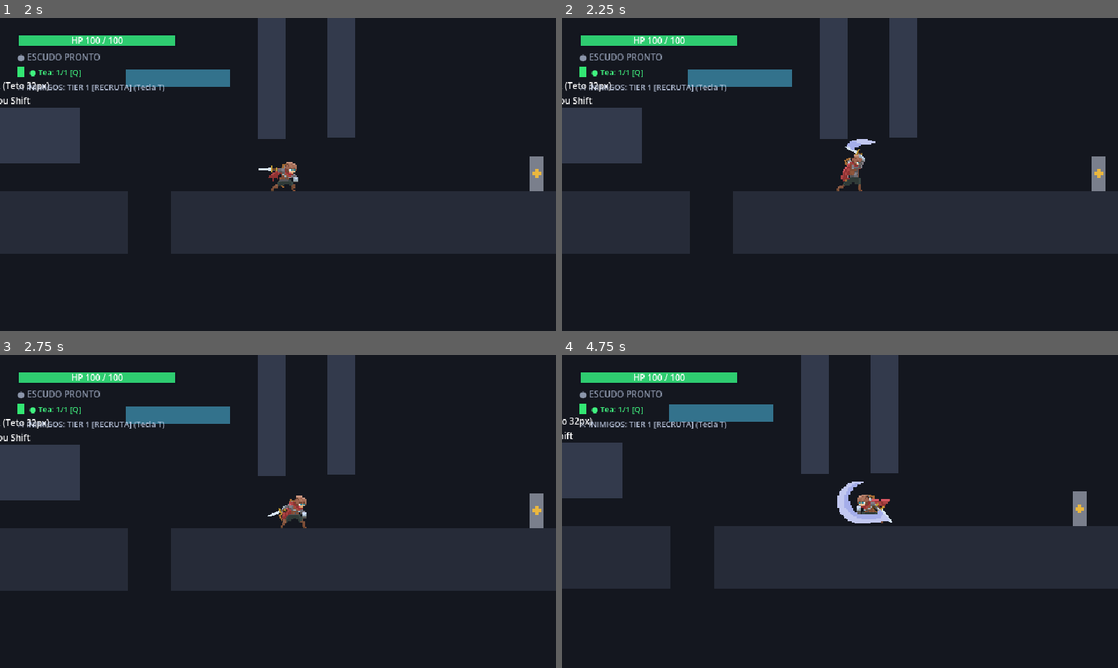
Above: before the commit, frames 1-4 (two rows, left to right).
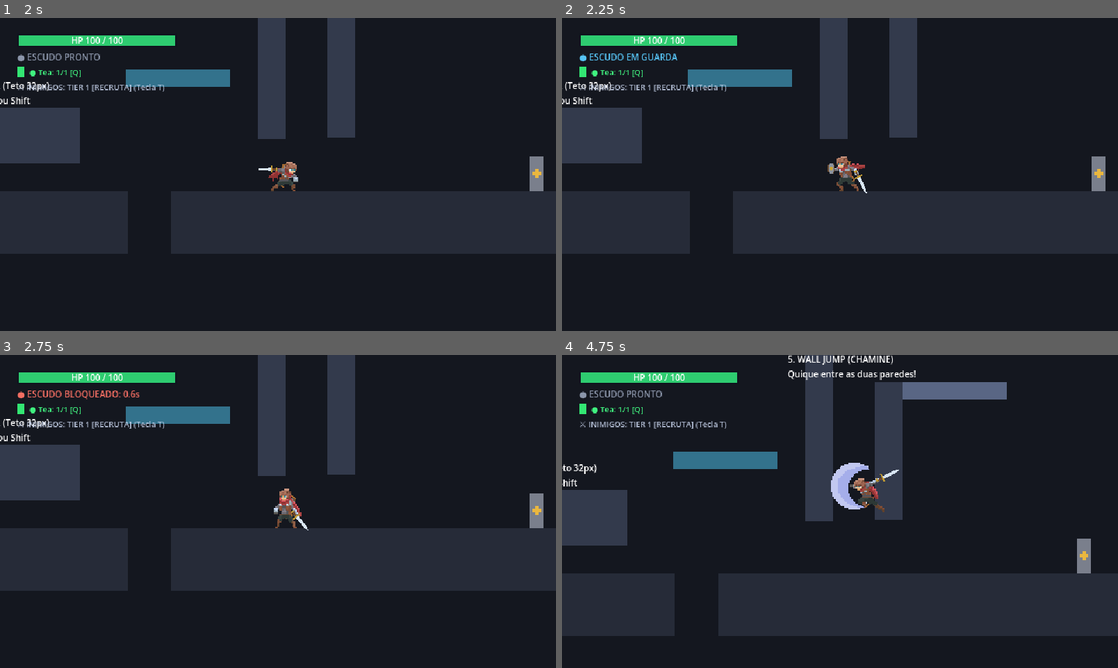
Above: after the commit, the same moments.

Repository: Theadrill/Godot-Roguelike-Prototype
Game: Godot game, scene res://src/world/movement_gym.tscn
Same seed, same stepped clock (60 frames per second), same inputs: the game is played once before the commit and once after it.
Inputs (mouse positions are in pixels of both pictures, inside the frame that each line leads up to):
- Up to frame 1 (2 s): tap A (move_left) at 0.5, 1.25 s; move the mouse to (400, 158) at 0.52 s; press the mouse at (400, 158) at 0.53 s; hold D (move_right) from 0.53 s (still down); tap Space (jump) at 0.77, 1.52 s; move the mouse to (166, 190) at 1.27 s; release the mouse at (166, 190) at 1.28 s; click (166, 190) at 1.35 s
- Up to frame 2 (2.25 s): tap A (move_left) at 2 s; move the mouse to (895, 105) at 2.02 s; release D (move_right) at 2.03 s; hold A (move_left) from 2.03 s (still down); hold Right mouse button (defend) from 2.03 s (still down)
- Up to frame 3 (2.75 s): keep holding A (move_left); keep holding Right mouse button (defend); click (333, 442) at 2.3 s
- Up to frame 4 (4.75 s): move the mouse to (812, 574) at 2.77 s; release A (move_left) at 2.78 s; release Right mouse button (defend) at 2.78 s; hold D (move_right) 2.78-4.28 s; tap Q (heal) at 2.85 s; tap Space (jump) at 3.02, 3.77, 4.52 s; click (812, 574) at 3.05 s; tap A (move_left) at 3.5, 4.25 s; move the mouse to (1006, 558) at 3.52 s; hold E (interact) 3.53-4.28 s; click (1006, 558) at 3.8 s; move the mouse to (673, 464) at 4.27 s; hold A (move_left) from 4.28 s (still down); tap Keypad 2 (look_down) at 4.35 s; click (673, 464) at 4.55 s

Frame 1 is identical in both runs. In frame 2, 0.8% of the frame differs, in the area x 3-57%, y 11-56%; in frame 3, 0.8%; in frame 4, 38%, in the area x 0-100%, y 0-90%.

Commit message:
fix(combat): prevent normal ground slash on air plunge recovery and trigger mid-air brake only on hit

Diff:
--- a/src/combat/sets/set_axe_heavy.tres
+++ b/src/combat/sets/set_axe_heavy.tres
@@ -49,7 +49,7 @@
 script = ExtResource("2_step_script")
 step_label = "Golpe 3 - Execução de Machado"
 body_animation = &"attack3"
-air_body_animation = &"air_attack3"
+air_body_animation = &"attack3"
 duration = 0.9
 forward_impulse = 85.0
 damage_multiplier = 1.5
--- a/src/combat/sets/set_dagger_fast.tres
+++ b/src/combat/sets/set_dagger_fast.tres
@@ -49,7 +49,7 @@
 script = ExtResource("2_step_script")
 step_label = "Golpe 3 - Retalhamento"
 body_animation = &"attack3"
-air_body_animation = &"air_attack3"
+air_body_animation = &"attack3"
 duration = 0.5
 forward_impulse = 90.0
 damage_multiplier = 1.5
--- a/src/combat/sets/set_hammer_crusher.tres
+++ b/src/combat/sets/set_hammer_crusher.tres
@@ -13,7 +13,7 @@
 damage_multiplier = 1.0
 next_step_window = 1.35
 slash_animation = &"slash_sword"
-air_slash_animation = &"slash_sword_3"
+air_slash_animation = &""
 step_slash_offset = Vector2(2, 0)
 step_air_slash_offset = Vector2(0, 0)
 step_slash_scale = Vector2(1.15, 1.15)
@@ -26,6 +26,7 @@
 hitbox_size = Vector2(34, 30)
 hitbox_position = Vector2(21, -20)
 is_air_plunge = true
+plunge_recovery_duration = 0.24
 
 [sub_resource type="Resource" id="Resource_step_1"]
 script = ExtResource("2_step_script")
@@ -37,7 +38,7 @@
 damage_multiplier = 1.25
 next_step_window = 0.675
 slash_animation = &"slash_sword_2"
-air_slash_animation = &"slash_sword_3"
+air_slash_animation = &""
 step_slash_offset = Vector2(2, 0)
 step_slash_scale = Vector2(1.15, 1.15)
 step_slash_flip_h = false
@@ -49,6 +50,7 @@
 hitbox_size = Vector2(34, 30)
 hitbox_position = Vector2(21, -20)
 is_air_plunge = true
+plunge_recovery_duration = 0.24
 
 [sub_resource type="Resource" id="Resource_step_2"]
 script = ExtResource("2_step_script")
@@ -61,7 +63,7 @@
 next_step_window = 0.675
 lock_dodge_after_windup = true
 slash_animation = &"slash_sword_3"
-air_slash_animation = &"slash_sword_3"
+air_slash_animation = &""
 step_slash_offset = Vector2(2, 0)
 step_slash_scale = Vector2(1.2, 1.2)
 step_slash_flip_h = false
@@ -73,6 +75,7 @@
 hitbox_size = Vector2(36, 32)
 hitbox_position = Vector2(22, -20)
 is_air_plunge = true
+plunge_recovery_duration = 0.24
 
 [resource]
 script = ExtResource("1_set_script")
--- a/src/combat/sets/set_sword_standard.tres
+++ b/src/combat/sets/set_sword_standard.tres
@@ -49,7 +49,7 @@
 script = ExtResource("2_step_script")
 step_label = "Golpe 3 - Corte Finalizador"
 body_animation = &"attack3"
-air_body_animation = &"air_attack3"
+air_body_animation = &"attack3"
 duration = 0.75
 forward_impulse = 115.0
 damage_multiplier = 1.5
--- a/src/entities/player/states/attack_state.gd
+++ b/src/entities/player/states/attack_state.gd
@@ -31,6 +31,7 @@
 
 var _is_plunge_active: bool = false
 var _is_air_stall_active: bool = false
+var _step_started_in_air: bool = false
 var _plunge_phase: PlungePhase = PlungePhase.PREP
 var _plunge_timer: float = 0.0
 var _plunge_loop_accum: float = 0.0
@@ -80,11 +81,16 @@
 
 	combo_buffered = false
 	queued_combo_presses = 0
+	player.attack_buffer_timer = 0.0
+	if player.hitbox and not player.hitbox.hit_landed.is_connected(_on_attack_hit_landed):
+		player.hitbox.hit_landed.connect(_on_attack_hit_landed)
 	_start_combo_step(0.0)
 
 func _start_combo_step(charge_ratio: float = 0.0) -> void:
 	combo_buffered = false
+	player.attack_buffer_timer = 0.0
 	var is_airborne: bool = not player.is_on_floor()
+	_step_started_in_air = is_airborne
 	_step_duration = player.weapon.get_step_duration(current_step) if player.weapon else 0.36
 	attack_timer = _step_duration
 	_step_active_start_frame = player.weapon.get_step_active_start_frame(current_step, is_airborne) if player.weapon else (3 if current_step == 1 else 2)
@@ -141,21 +147,13 @@
 			(player.hitbox.get_node("CollisionShape2D").shape as RectangleShape2D).size = hb_metrics["size"]
 		player.hitbox.knockback_direction = Vector2(player.facing_direction, -0.2).normalized()
 
-	# When on ground, clamp vertical speed to 0; when in air, apply short finite mid-air brake (Air Stall) for melee weapons
+	# When on ground, clamp vertical speed to 0; when in air, fall naturally unless an enemy is hit (_on_attack_hit_landed)
 	_is_air_stall_active = false
 	if player.is_on_floor():
 		player.velocity.y = 0.0
 		player.set_meta("air_stall_steps", 0)
 	elif not is_upward and not is_downward and is_melee_combo:
-		var is_plunge_step: bool = player.weapon != null and player.weapon.is_step_air_plunge(current_step)
-		if not is_plunge_step:
-			var used_stalls: int = int(player.get_meta("air_stall_steps", 0)) if player.has_meta("air_stall_steps") else 0
-			var max_stalls: int = maxi(1, player.weapon.get_combo_step_count()) if player.weapon else 3
-			if used_stalls < max_stalls:
-				_is_air_stall_active = true
-				player.set_meta("air_stall_steps", used_stalls + 1)
-				player.velocity.y = 0.0
-				player.velocity.x = player.facing_direction * (_pending_forward_impulse * 0.15)
+		player.velocity.x = player.facing_direction * (_pending_forward_impulse * 0.15)
 
 	# Setup active hitbox metrics with scaling per combo step and charge ratio
 	var step_mult: float = player.weapon.get_step_damage_multiplier(current_step) if player.weapon else (1.0 + (current_step * 0.25))
@@ -230,8 +228,11 @@
 	is_charging = false
 	_is_plunge_active = false
 	_is_air_stall_active = false
-	if player and player.hitbox and player.hitbox.hit_landed.is_connected(_on_plunge_hit_landed):
-		player.hitbox.hit_landed.disconnect(_on_plunge_hit_landed)
+	_step_started_in_air = false
+	if player:
+		player.attack_buffer_timer = 0.0
+	if player and player.hitbox and player.hitbox.hit_landed.is_connected(_on_attack_hit_landed):
+		player.hitbox.hit_landed.disconnect(_on_attack_hit_landed)
 	if player.player_sprite:
 		player.player_sprite.speed_scale = 1.0
 	if player._main_weapon_instance:
@@ -325,15 +326,22 @@
 		state_machine.transition_to("slide")
 		return
 
-	# Input queue / buffer: any tap during the swing queues the next combo hit!
+	# Prevent attack_buffer_timer from leaking out of AttackState when mashing X
+	player.attack_buffer_timer = 0.0
+
+	# Input queue / buffer: only queue the next 1 step once past initial windup, and do not queue ground attacks while landing from an air swing
 	if Input.is_action_just_pressed("attack_primary"):
-		combo_buffered = true
-		queued_combo_presses = mini(3, queued_combo_presses + 1)
-
-	# Decelerate horizontal impulse on ground; in air, apply short finite air brake if active, otherwise full natural gravity
+		if not (_step_started_in_air and player.is_on_floor()) and cur_frame >= maxi(1, _step_active_start_frame - 1):
+			combo_buffered = true
+			queued_combo_presses = 1
+
+	# Decelerate horizontal impulse on ground; in air, apply short finite air brake ONLY if an enemy was hit (_is_air_stall_active), otherwise full natural gravity
 	if player.is_on_floor():
 		_is_air_stall_active = false
 		player.set_meta("air_stall_steps", 0)
+		if _step_started_in_air:
+			combo_buffered = false
+			queued_combo_presses = 0
 		player.velocity.x = move_toward(player.velocity.x, 0.0, 700.0 * delta)
 	elif _is_air_stall_active:
 		player.velocity.x = move_toward(player.velocity.x, 0.0, 500.0 * delta)
@@ -353,11 +361,12 @@
 		var combo_size: int = player.weapon.get_combo_step_count() if player.weapon else 2
 		var is_looping: bool = player.weapon.is_combo_looping() if player.weapon else true
 		var can_advance: bool = is_looping or (current_step + 1 < combo_size)
+		var landed_from_air_attack: bool = _step_started_in_air and player.is_on_floor()
 
 		# Combo continuation condition (Dead Cells design):
 		# 1. Player is holding the attack button (continuous auto-chain combo)
 		# 2. Player tapped attack again during the swing (queued/buffered next hit)
-		var wants_combo: bool = combo_buffered or queued_combo_presses > 0 or Input.is_action_pressed("attack_primary")
+		var wants_combo: bool = (combo_buffered or queued_combo_presses > 0 or Input.is_action_pressed("attack_primary")) and not landed_from_air_attack
 
 		if wants_combo and can_advance:
 			if queued_combo_presses > 0:
@@ -366,13 +375,18 @@
 			_start_combo_step(0.0)
 			return
 
-		# Step completed without immediate continuation (or end of non-looping set):
-		if not can_advance:
+		# Step completed without immediate continuation (or end of non-looping set / landing from air attack):
+		if landed_from_air_attack:
+			player.attack_cooldown_timer = 0.12
+			last_completed_step = -1
+		elif not can_advance:
 			player.attack_cooldown_timer = player.weapon.get_finisher_cooldown() if player.weapon else 0.0
 			last_completed_step = -1
 		else:
 			player.attack_cooldown_timer = 0.0
+		combo_buffered = false
 		queued_combo_presses = 0
+		player.attack_buffer_timer = 0.0
 
 		if player.player_sprite:
 			player.player_sprite.speed_scale = 1.0
@@ -428,16 +442,18 @@
 	_plunge_loop_accum = 0.0
 	_plunge_cur_frame = 0
 	_plunge_triggered_in_air = false
-
-	# Brief mid-air suspension during Frame 0 windup
-	player.velocity.x *= 0.35
-	player.velocity.y = minf(player.velocity.y, 35.0)
+	combo_buffered = false
+	queued_combo_presses = 0
+	player.attack_buffer_timer = 0.0
+
+	# Maintain natural vertical trajectory during Frame 0 prep (no mid-air brake unless an enemy is hit!)
+	player.velocity.x *= 0.5
 
 	player.hitbox.set_active(false)
 	player.set_slash_visual(false, 0, false, false)
 
-	if player.hitbox and not player.hitbox.hit_landed.is_connected(_on_plunge_hit_landed):
-		player.hitbox.hit_landed.connect(_on_plunge_hit_landed)
+	if player.hitbox and not player.hitbox.hit_landed.is_connected(_on_attack_hit_landed):
+		player.hitbox.hit_landed.connect(_on_attack_hit_landed)
 
 	player.play_animation(anim_name)
 	if player.player_sprite:
@@ -446,12 +462,27 @@
 		player.player_sprite.speed_scale = 1.0
 		player._update_weapon_socket_for_frame(anim_name, 0)
 
-func _on_plunge_hit_landed(_hurtbox: Hurtbox) -> void:
-	if not _is_plunge_active:
-		return
-	if _plunge_phase == PlungePhase.FALL_LOOP:
-		# Enemy touched during fall loop: immediately trigger Frames 4 & 5 (the strike!) with mid-air brake!
-		_enter_plunge_impact(not player.is_on_floor())
+func _on_attack_hit_landed(_hurtbox: Hurtbox) -> void:
+	if not player:
+		return
+	if _is_plunge_active:
+		if _plunge_phase == PlungePhase.FALL_LOOP:
+			# Enemy touched during fall loop: immediately trigger Frames 4 & 5 (the strike!) with mid-air brake!
+			_enter_plunge_impact(not player.is_on_floor())
+		return
+
+	# Normal melee attack in air: apply short finite mid-air brake ONLY when hitting an enemy!
+	if not player.is_on_floor() and not _is_air_stall_active:
+		var is_upward: bool = player.is_upward_attack_requested()
+		var is_downward: bool = player.is_crouch_requested()
+		if not is_upward and not is_downward:
+			var used_stalls: int = int(player.get_meta("air_stall_steps", 0)) if player.has_meta("air_stall_steps") else 0
+			var max_stalls: int = maxi(1, player.weapon.get_combo_step_count()) if player.weapon else 3
+			if used_stalls < max_stalls:
+				_is_air_stall_active = true
+				player.set_meta("air_stall_steps", used_stalls + 1)
+				player.velocity.y = 0.0
+				player.velocity.x *= 0.35
 
 func _enter_plunge_impact(in_midair: bool) -> void:
 	if _plunge_phase == PlungePhase.IMPACT or _plunge_phase == PlungePhase.RECOVERY:
@@ -462,7 +493,7 @@
 	_plunge_cur_frame = _plunge_impact_start
 
 	if in_midair:
-		# Opção 1: Freio no ar curto para executar os frames 4 e 5 na altura do inimigo, sem flutuar infinitamente!
+		# Opção 1: Freio no ar curto quando atinge inimigo no ar para executar os frames 4 e 5 na altura do alvo!
 		player.velocity.y = 0.0
 		player.velocity.x = player.facing_direction * (_pending_forward_impulse * 0.45)
 	else:
@@ -483,14 +514,24 @@
 		player.player_sprite.frame = _plunge_cur_frame
 		player._update_weapon_socket_for_frame(player.player_sprite.animation, _plunge_cur_frame)
 
-	player.set_slash_visual(true, current_step, false, false)
+	# Só ativa o SlashEffect se este passo de mergulho tiver uma animação de slash aéreo dedicada configurada
+	var step_data: ComboStepData = player.weapon.get_step_data(current_step) if player.weapon else null
+	if step_data and step_data.air_slash_animation != &"":
+		player.set_slash_visual(true, current_step, false, false)
+	else:
+		player.set_slash_visual(false, 0, false, false)
 
 func _update_air_plunge(delta: float) -> void:
+	# Ignora e limpa cliques repetidos de ataque durante o mergulho e a finalização para não soltar slash normal no chão ao terminar!
+	player.attack_buffer_timer = 0.0
+	combo_buffered = false
+	queued_combo_presses = 0
+
 	# Allow dodge-cancel during PREP, FALL_LOOP, and final RECOVERY (locked only during IMPACT strike frames 4..5)
 	if _plunge_phase != PlungePhase.IMPACT and player.is_slide_requested():
 		_is_plunge_active = false
-		if player.hitbox and player.hitbox.hit_landed.is_connected(_on_plunge_hit_landed):
-			player.hitbox.hit_landed.disconnect(_on_plunge_hit_landed)
+		if player.hitbox and player.hitbox.hit_landed.is_connected(_on_attack_hit_landed):
+			player.hitbox.hit_landed.disconnect(_on_attack_hit_landed)
 		last_completed_step = -1
 		state_machine.transition_to("slide")
 		return
@@ -498,7 +539,7 @@
 	match _plunge_phase:
 		PlungePhase.PREP:
 			_plunge_timer -= delta
-			player.velocity.y = move_toward(player.velocity.y, 60.0, 400.0 * delta)
+			player.velocity.y += (player.gravity * player.fall_gravity_multiplier) * delta
 			player.move_and_slide()
 			if player.is_on_floor():
 				_enter_plunge_impact(false)
@@ -585,14 +626,16 @@
 
 			if _plunge_timer <= 0.0:
 				_is_plunge_active = false
-				if player.hitbox and player.hitbox.hit_landed.is_connected(_on_plunge_hit_landed):
-					player.hitbox.hit_landed.disconnect(_on_plunge_hit_landed)
+				if player.hitbox and player.hitbox.hit_landed.is_connected(_on_attack_hit_landed):
+					player.hitbox.hit_landed.disconnect(_on_attack_hit_landed)
 				player.hitbox.set_active(false)
 				player.set_slash_visual(false, 0, false, false)
 				last_attack_end_msec = Time.get_ticks_msec()
-				last_completed_step = current_step
-				player.attack_cooldown_timer = 0.0
+				last_completed_step = -1
+				player.attack_cooldown_timer = 0.15
+				combo_buffered = false
 				queued_combo_presses = 0
+				player.attack_buffer_timer = 0.0
 				if player.player_sprite:
 					player.player_sprite.speed_scale = 1.0
 				if player.is_on_floor():
